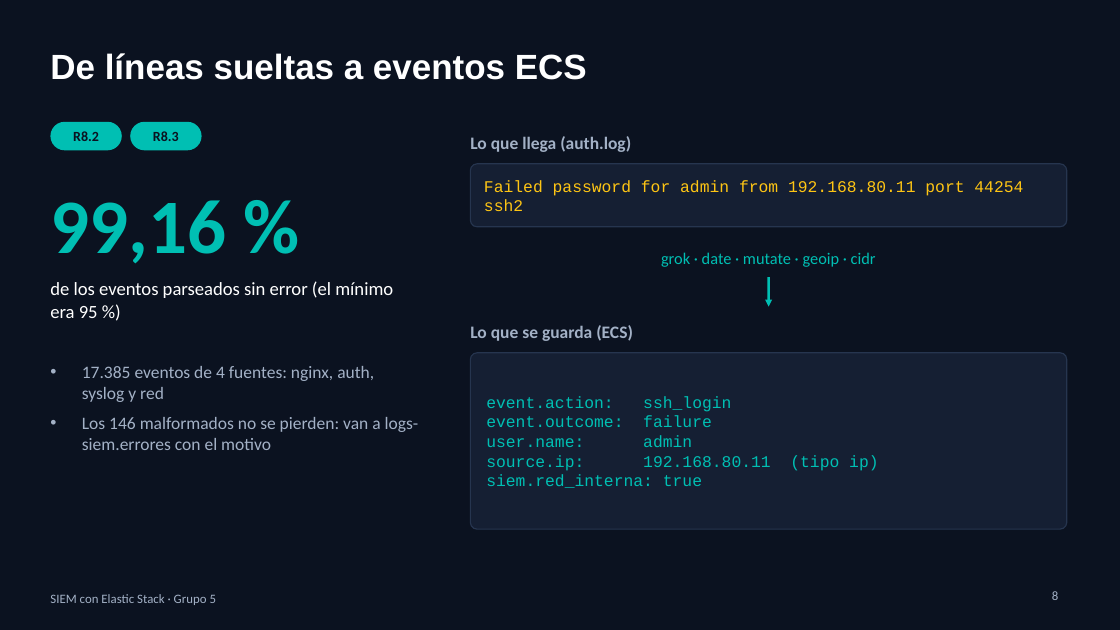
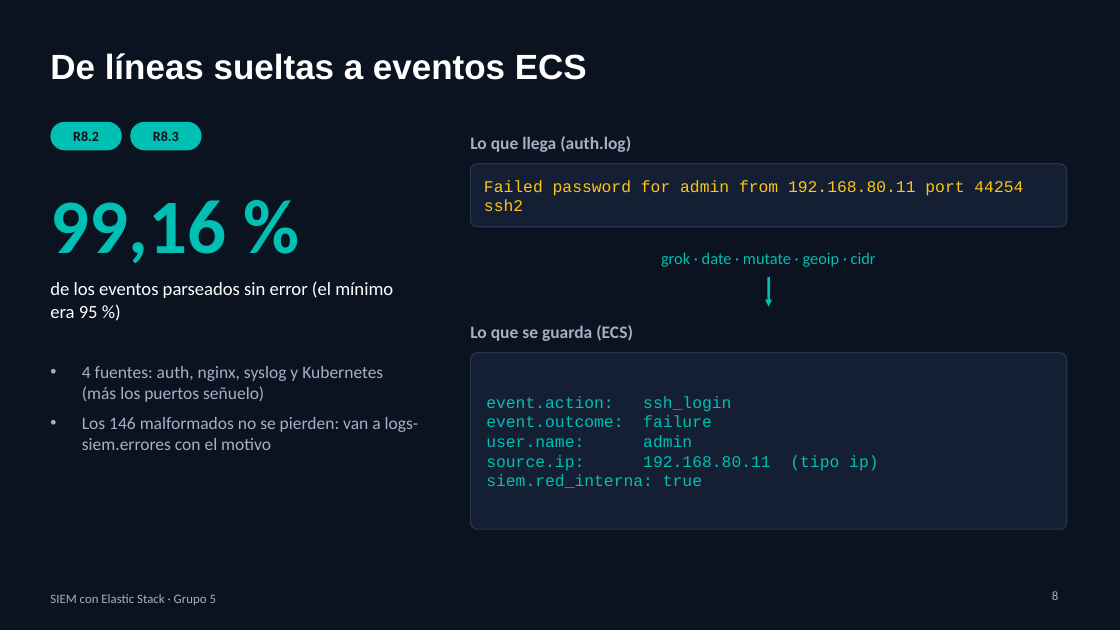
Before and after one commit to ballesterossmartsolutionssas/siem-elastic-grupo5, a slide deck: slide 8 of diapositivas/SIEM-Grupo5.pptx. Drawn at 1120x630 pixels with LibreOffice and Linux fonts; fonts in the diff are those of the drawing. Boxes give left, top, right and bottom in pixels: in the first picture for what was removed or moved away, otherwise in the second. Text is boxed around its words. In the diff, an @@ line names an element or a change of style, - is before the commit and + after.

Commit message:
Kubernetes como cuarta fuente, demo grabada con subtítulos y evidencias de ILM y errores
- kubernetes/ y scripts/kubernetes.sh: k3s con k3d en la red del SIEM, app de ejemplo y Filebeat como DaemonSet
- logstash/pipeline/50-k8s.conf: logs de los pods a logs-siem.k8s-default con metadatos y HTTP parseado
- scripts/grabar-demo.py: demo grabada sin audio, con subtítulos por parte (diapositivas/demo-SIEM-Grupo5.mp4)
- scripts/capturas.py: R8.1 ILM en warm/cold, R8.2 Kubernetes y R8.3 índice de errores
- Panel: fuente k8s en el stream; la prueba de ILM no cuenta como fuente; R8.8 no cuenta la demo
- Evaluación del dashboard ejecutivo con personas no técnicas (R8.6)
- Diapositivas, guion y README ajustados a la demo en video y a Kubernetes

```diff
--- a/diapositivas/SIEM-Grupo5.pptx
+++ b/diapositivas/SIEM-Grupo5.pptx
@@ text at bbox=[82, 366, 383, 402]: text changed @@
-• 17.385 eventos de 4 fuentes: nginx, auth, syslog y red
+• 4 fuentes: auth, nginx, syslog y Kubernetes (más los puertos señuelo)
```
Also in this commit, not shown: 5 other slides changed, 26 other files.
